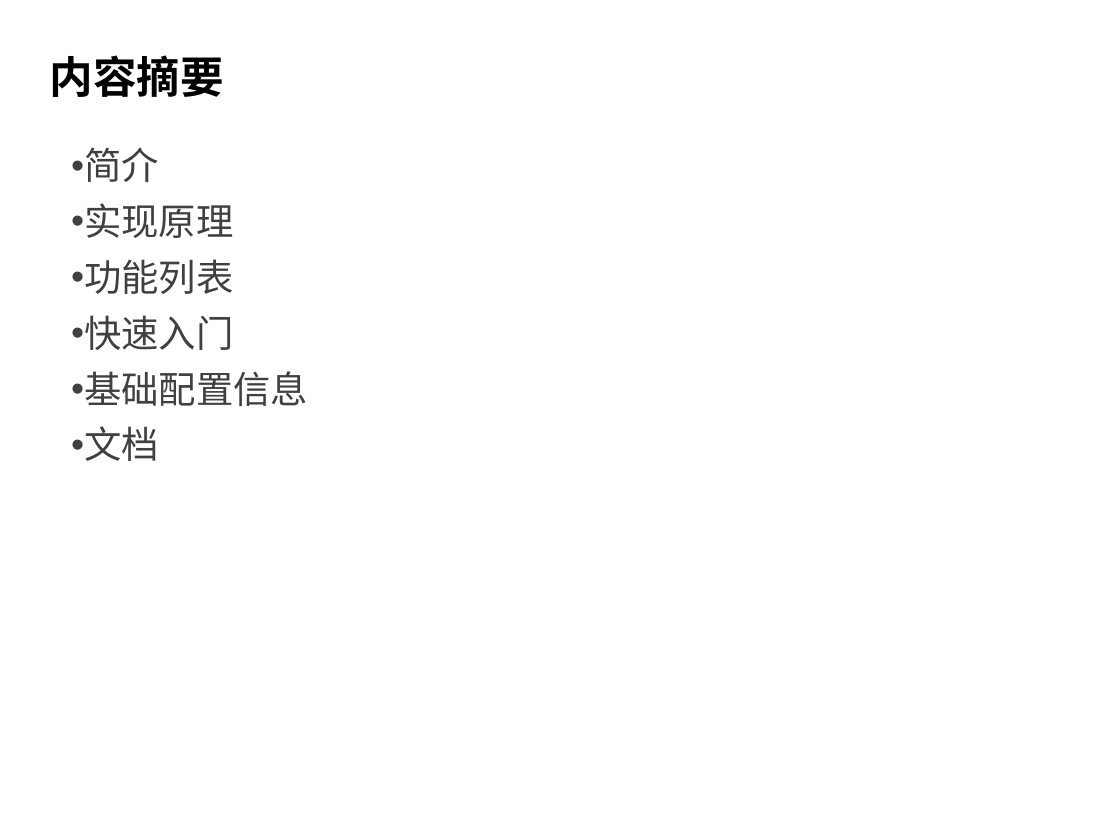
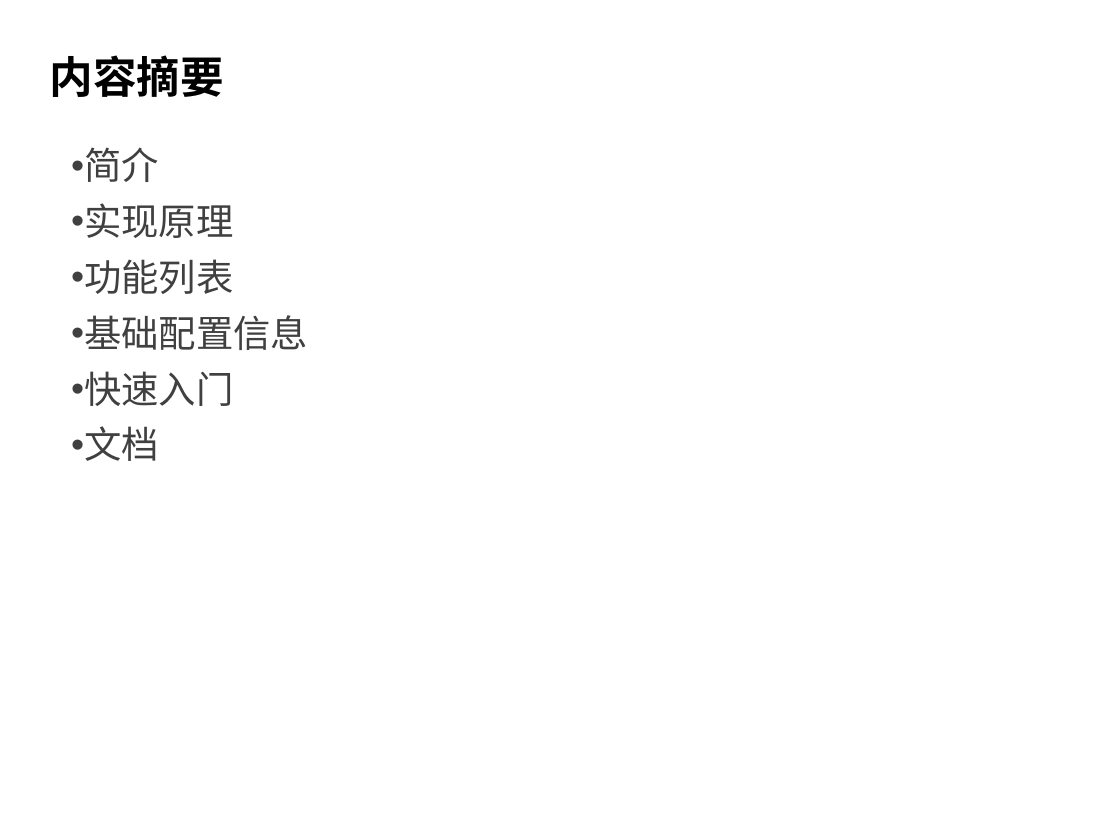
Before and after one commit to alexysh/document, a slide deck: slide 2 of training/iqiyi/Elastic-job.pptx. Drawn at 1120x840 pixels with LibreOffice and Linux fonts; fonts in the diff are those of the drawing; background and template pictures are left out. Boxes give left, top, right and bottom in pixels: in the first picture for what was removed or moved away, otherwise in the second. Text is boxed around its words. In the diff, an @@ line names an element or a change of style, - is before the commit and + after.

```diff
--- a/training/iqiyi/Elastic-job.pptx
+++ b/training/iqiyi/Elastic-job.pptx
@@ text at (84,315,308,350): paragraph added @@
+• 基础配置信息
@@ text at (84,371,308,406): paragraph removed @@
-• 基础配置信息
```
Also in this commit, not shown: 6 other slides changed, 4 slides added, 1 slide removed.
